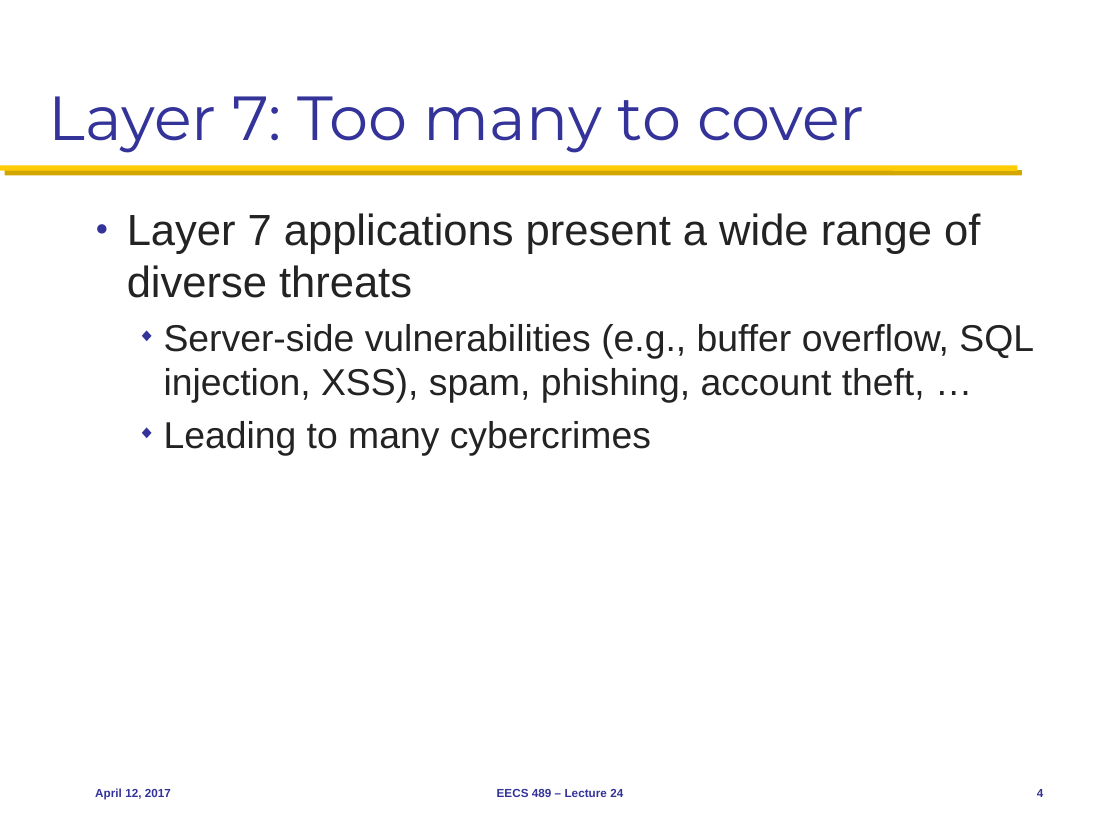
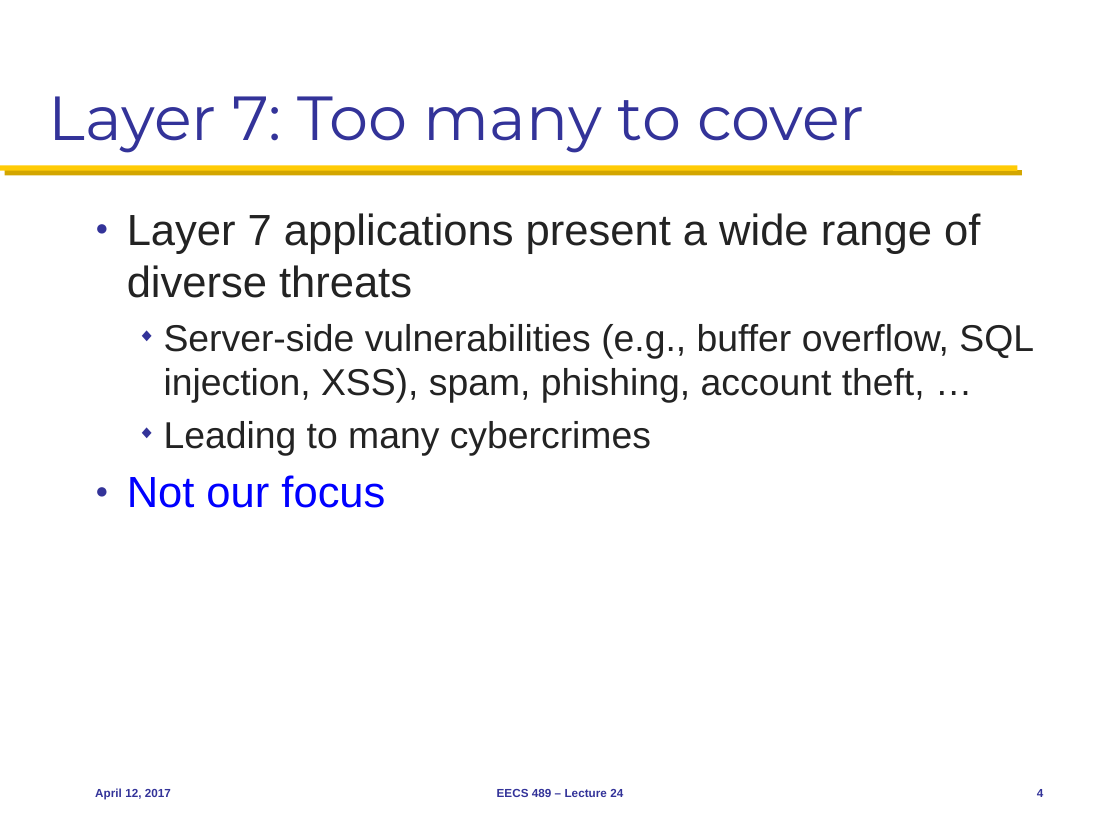
Before and after one commit to mosharaf/eecs489, a slide deck: slide 4 of Slides/041217.pptx. Drawn at 1120x840 pixels with LibreOffice and Linux fonts; fonts in the diff are those of the drawing. Boxes give left, top, right and bottom in pixels: in the first picture for what was removed or moved away, otherwise in the second. Text is boxed around its words. In the diff, an @@ line names an element or a change of style, - is before the commit and + after.

```diff
--- a/Slides/041217.pptx
+++ b/Slides/041217.pptx
@@ text at [127, 475, 385, 508]: paragraph added @@
+● Not our focus
```
Also in this commit, not shown: 7 other slides changed.
